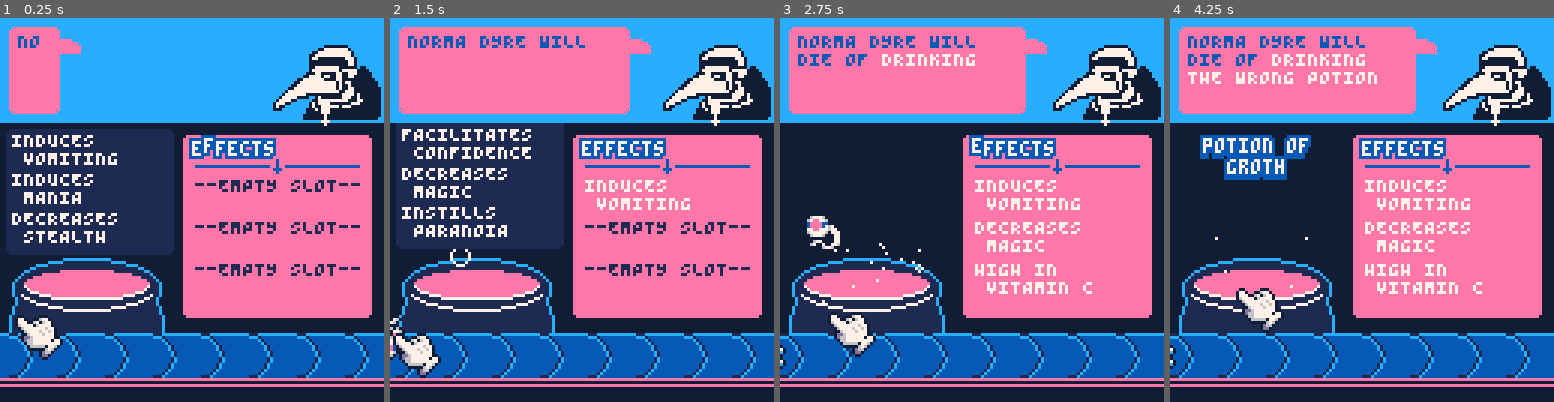
Above: before the commit, frames 1-4 (left to right).
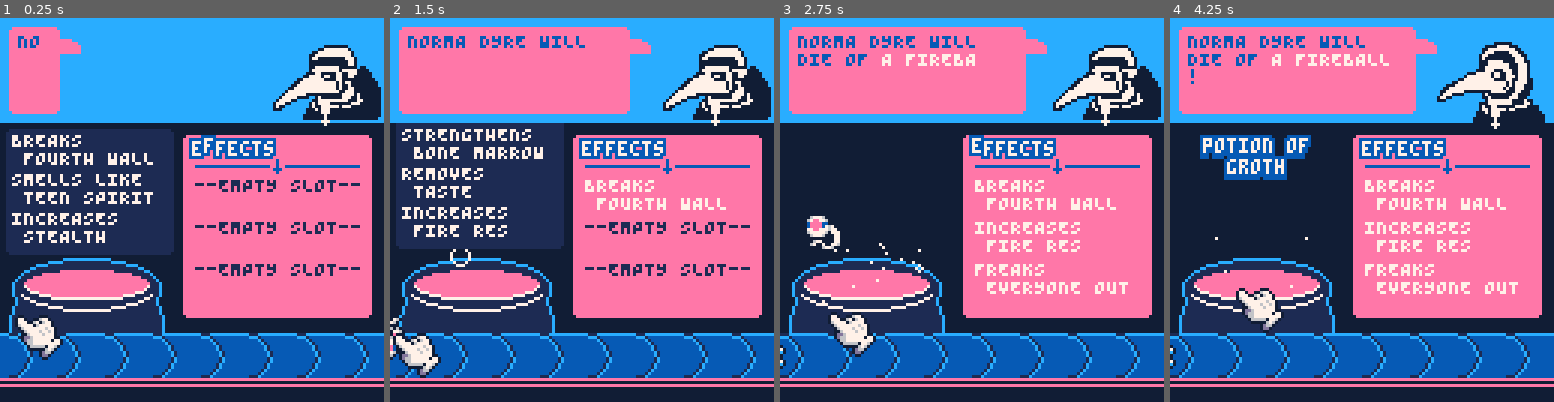
Above: after the commit, the same moments.

Repository: Yolwoocle/minijam_112
Game: PICO-8 cartridge minijam112.p8
Same seed, same stepped clock (60 frames per second), same inputs: the game is played once before the commit and once after it.
Inputs:
- Up to frame 1 (0.25 s): no input
- Up to frame 2 (1.5 s): tap X (X key) at 0.33, 1.07 s; tap O (Z key) at 0.7 s
- Up to frame 3 (2.75 s): hold Right 1.6-2.1 s; tap O (Z key) at 1.7, 2.1, 2.5 s; tap X (X key) at 1.85 s; hold Up 2.15-2.42 s; hold Right from 2.47 s (still down)
- Up to frame 4 (4.25 s): tap O (Z key) every 0.4 s from 2.9 to 4.1 s; tap X (X key) at 2.97, 4.08 s; release Right at 3.03 s; hold Left 3.08-3.58 s; hold Down 3.63-3.97 s; hold Right from 4.02 s (still down)

The runs differ from the first frame. In frame 1, 1.5% of the frame differs, in the area x 3-40%, y 30-54%; in frame 2, 2.0%; in frame 3, 1.9%; in frame 4, 4.6%, in the area x 4-100%, y 6-72%.

Commit message:
More effects

Diff:
--- a/minijam112.p8
+++ b/minijam112.p8
@@ -843,36 +843,39 @@
 -->8
 --data
 
-all_effects=split"LOWERS CHOLESTEROL,INCREASES MEMORY,REDU …(1046 unchanged characters)…
+all_effects=split"SMELLS LIKE TEEN SPIRIT,TURNS INTO A CHAIR,SETS YOU ON FIRE,INCRESES MULTITASKING,LOWERS CHOLESTEROL,INCREASES MEMORY,REDU …(1046 unchanged characters)…
 all_solutions={
-	"A BROKEN HEART|LOWERS CHOLESTEROL,RAISES SEX APPEAL,RELEASES PHEROMONES,FACILITATES CONFIDENCE,HARDENS SKIN",
-	"BAD BODY ODOUR|RELEASES PHEROMONES",
-	"LOW BLOOD PRESSURE|LOWERS CHOLESTEROL",
-	"SOCIAL REJECTION|FACILITATES CONFIDENCE,RAISES SEX APPEAL,RELEASES PHEROMONES,BREAKS FOURTH WALL,JUST GETS YOU STONED",
-	"BEING STABBED|HARDENS SKIN,RAISES HP",
-	"A BEAR ATTACK|RAISES HP,RAISES RECOVERY",
-	"GANG VIOLENCE|RAISES HP,INCREASES STEALTH,PROBABLY BOOSTS LUCK,FREAKS EVERYONE OUT",
-	"DRINKING THE WRONG POTION|INCREASES INTELLIGENCE",
-	"FORGETFULNESS|INCREASES INTELLIGENCE",
-	"BEING ON THEIR PHONE WHILE DRIVING|INCREASES INTELLIGENCE",
-	"FREEZING|RAISES RECOVERY",
-	"LEAVING THE OVEN ON|INCREASE COORDINATION",
-	"A GUNSHOT|RAISES HP",
+	"A BROKEN HEART|HIGH IN VITAMIN C,LOWERS CHOLESTEROL,RAISES SEX APPEAL,RELEASES PHEROMONES,FACILITATES CONFIDENCE,HARDENS SKIN",
+	"BAD BODY ODOUR|RELEASES PHEROMONES,HIGH IN VITAMIN C,INCREASES CHARISMA,HARDENS SKIN,REMOVES TASTE,TASTES OF ORANGE",
+	"LOW BLOOD PRESSURE|LOWERS CHOLESTEROL,HIGH IN VITAMIN C",
+	"SOCIAL REJECTION|EMITS 5G SIGNAL,FACILITATES CONFIDENCE,RAISES SEX APPEAL,RELEASES PHEROMONES,BREAKS FOURTH WALL,JUST GETS YOU STONED",
+	"BEING STABBED|FACILITATES CONFIDENCE,INCREASES CHARISMA,HARDENS SKIN,RAISES HP",
+	"A BEAR ATTACK|RAISES HP,RAISES RECOVERY,HARDENS SKIN",
+	"GANG VIOLENCE|INDUCES VOMITING,RAISES SPEED,RAISES HP,INCREASES STEALTH,PROBABLY BOOSTS LUCK,FREAKS EVERYONE OUT",
+	"DRINKING THE WRONG POTION|INCREASES PUNGENCY,INCREASES INTELLIGENCE,INCREASES MEMORY,REDUCES MEMORY LOSS",
+	"FORGETFULNESS|INCREASES INTELLIGENCE,INCREASES MEMORY",
+	"BEING ON THEIR PHONE WHILE DRIVING|INCREASES WISDOM,INCRESES MULTITASKING,INCREASES INTELLIGENCE",
+	"FREEZING|SETS YOU ON FIRE,RAISES RECOVERY",
+	"LEAVING THE OVEN ON|INCREASE COORDINATION,INCREASES FIRE RES",
+	"A GUNSHOT|RAISES HP,HARDENS SKIN",
 	"NOT KNOWING WHEN TO HOLD 'EM|INCREASES STEALTH,FREAKS EVERYONE OUT",
 	"WEAK BONES|STRENGTHENS BONE MARROW",
-	"BALDING|REJUVENATES HAIR GROWTH",
-	"LOSING THEIR KEYS|INCREASES WISDOM",
+	"BALDING|REJUVENATES HAIR GROWTH,INCREASES CHARISMA",
+	"LOSING THEIR KEYS|INSTILLS PARANOIA,INCREASES WISDOM,INCREASES MEMORY,REDUCES MEMORY LOSS",
 	"NOT SPEAKING GERMAN|UNTERRICHTET dEUTSCH",
-	"NOT HAVING ENOUGH HP|RAISES HP",
-	"NOT HAVING ENOUGH MP|RAISES MP",
+	-- "NOT HAVING ENOUGH HP|RAISES HP",
+	-- "NOT HAVING ENOUGH MP|RAISES MP",
 	"FALLING OFF THEIR HORSE|INCREASE COORDINATION",
 	"DRINKING TOO MUCH|HARDENS LIVER,INDUCES VOMITING",
-	"A FIREBALL|INCREASES FIRE RES",
-	"A SUDDEN STROKE|LOWERS CHOLESTEROL",
-	"OLD AGE|LOWERS CHOLESTEROL,HARDENS LIVER",
+	"A FIREBALL|INCREASES FIRE RES,HARDENS SKIN",
+	"A SUDDEN STROKE|LOWERS CHOLESTEROL,INSTANT DEATH",
+	"OLD AGE|LOWERS CHOLESTEROL,HARDENS LIVER,RAISES HP",
+	"NO INTERNET|EMITS 5G SIGNAL",
+	"BOREDOM|TURNS INTO A CHAIR,INSTANT DEATH,INSTILLS PARANOIA,JUST GETS YOU STONED,EMITS 5G SIGNAL,AMPLIFIES TINNITUS,TURNS URINE GREEN,SETS YOU ON FIRE,REJUVENATES HAIR GROWTH,FINDS KEYS",
+	"A MURDERER PENGUIN|INCREASES STRENGTH,FREAKS EVERYONE OUT,SETS YOU ON FIRE,FACILITATES CONFIDENCE",
 }
 
-titles=split"SIR,COUNT,BARON VON,DUCHES,PRINCE,KING,QUEEN"
+titles=split"SIR,COUNT,BARON VON,DUCHES,PRINCE,KING,QUEEN,DOCTOR"
 first_names=split"HARLAN,EDEN,EARNA,PAIGE,EDOLIE,WINFRED,LINDLEY,GRAHAM,HARLOW,ALLURA,WILTON,NORMA,GREYSEN,OPELINE,CARREEN,TIMOTHEA,EALHSTAN,GIMLI,OSCAR,ROHESIA,OPELINE,LUELLA,HEATH,BRIAR,DEAN"
 last_names=split"GRAHAMES,HUMES,HARFORDE,DARWINE,GOODEE,ELWINE,EDISONE,SWEETE,TATUME,DYRE,BYRD,WEBBE,HEDLEYE,EVERLYE,HARRISE,FAIRBAIRNS,WESTCOTTE,EDGARE"
 
